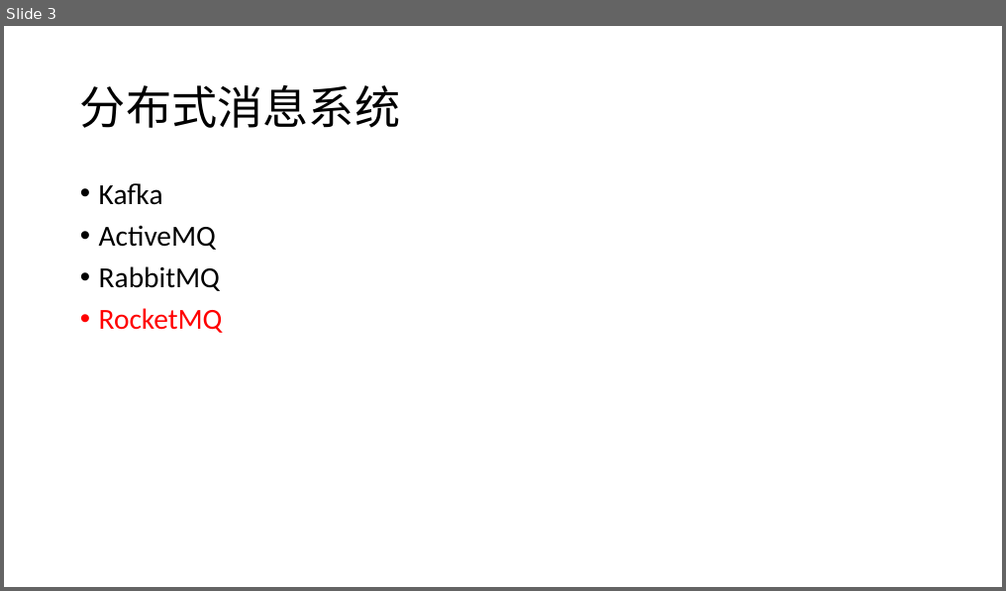
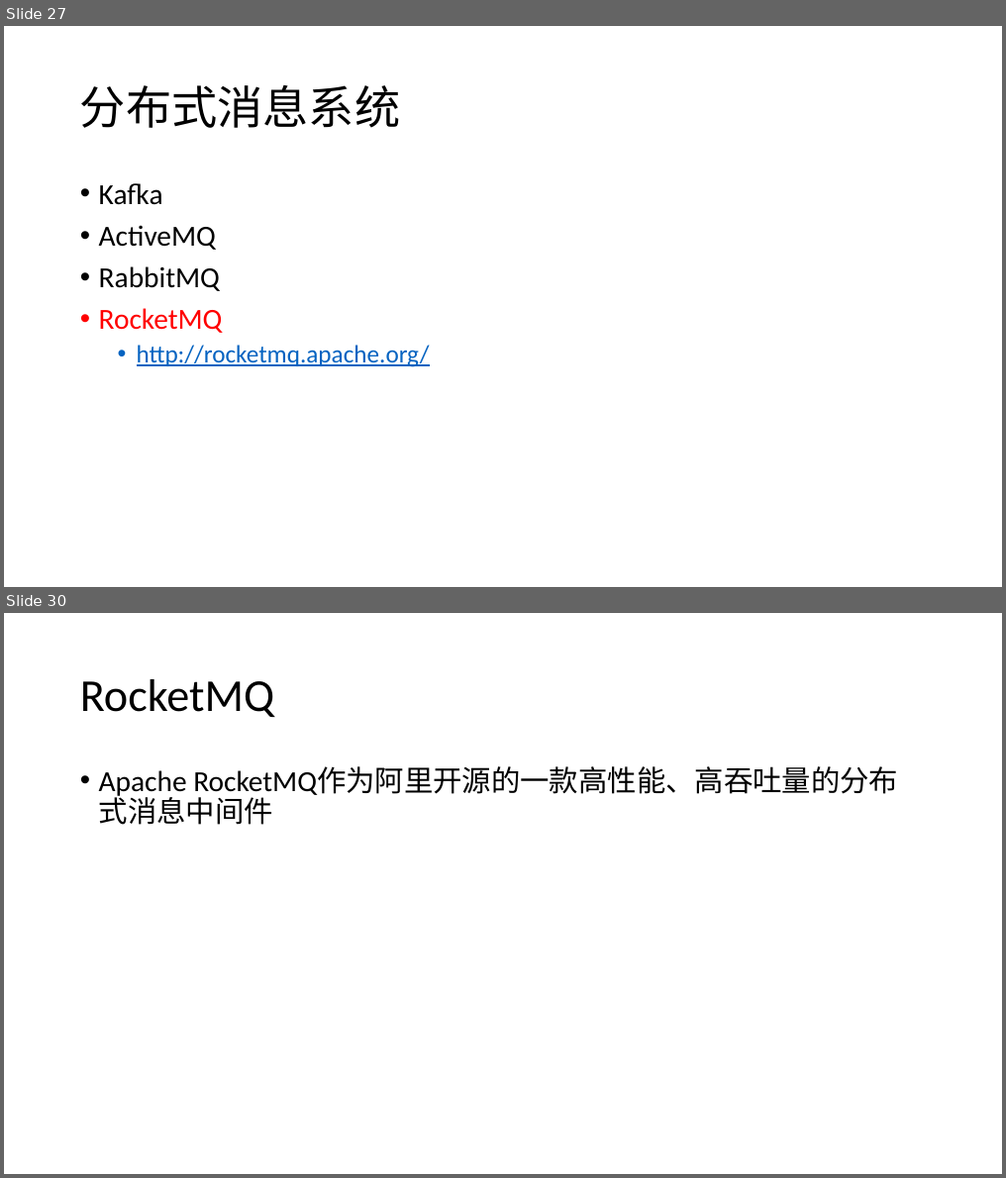
Before and after one commit to csliangdu/ExchangeAgg, a slide deck: doc/Coin.pptx. Shown one above the other, each under a label of ours: slide 3 before the commit, slides 27 and 30 after it; the slides between them are not shown. The pictures are 1006x591 and 1006x1178 pixels, drawn with LibreOffice and Linux fonts; fonts in the diff are those of the drawing. Boxes give left, top, right and bottom in pixels: in the first picture for what was removed or moved away, otherwise in the second. Text is boxed around its words. In the diff, an @@ line names an element or a change of style, - is before the commit and + after.

```diff
--- a/doc/Coin.pptx
+++ b/doc/Coin.pptx
@@ slide 30 added at [4,613,1002,1174], background #FFFFFF @@
@@ title added at [80,679,274,717], 44 pt, text #000000 @@
+RocketMQ
@@ text added at [99,766,898,825], 28 pt, text #000000 @@
+• Apache RocketMQ作为阿里开源的一款高性能、高吞吐量的分布式消息中间件
@@ what was slide 3 is now slide 27 @@
@@ slide 27 changed as well @@
@@ text at [137,345,430,368]: paragraph added @@
+  • http://rocketmq.apache.org/
```
Also in this commit, not shown: 3 other slides changed, 57 other slides added, 1 slide removed.
